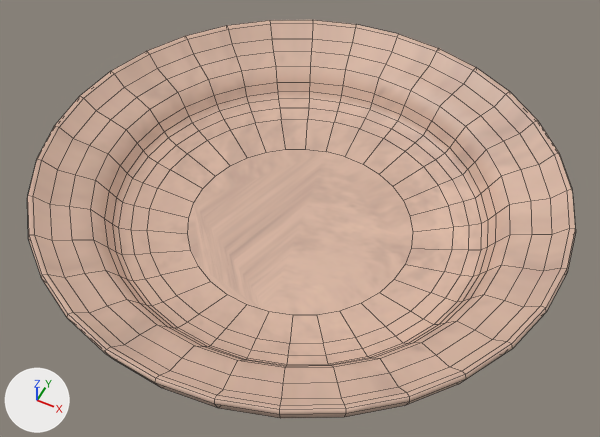
The Blender file app_0.2/assets/models/models/m_bol_2.blend as it was, and as the next commit left it.
The view is the same before and after, from a 50 mm lens placed at (0.0687, -0.1412, 0.1737), pointed at (-0.0006, -0.0025, 0.0003). Arrows for +X, +Y and +Z are at lower left; the lights stay in place. Mesh edges are drawn as thin lines.

In view in the first picture: 'm_bol_2'.
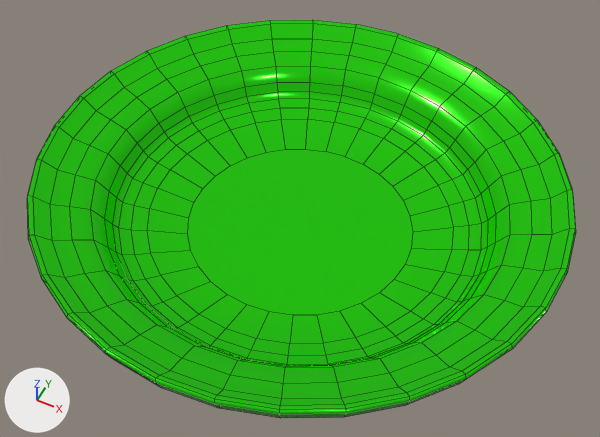
Changed parts and their boxes (x1, y1, x2, y2) in the pictures (600 x 437 px):
'm_bol_2', surface changed (beige to green): (27, 20, 576, 418) in both

The change in detail:
In material 'bol_bouteille.003' (mat_bol_bouteille_003), texture is no longer img_terre_png.
In material 'bol_bouteille.003' (mat_bol_bouteille_003), base_color is now set to (0.0197, 0.8, 0.0), green #26e700.
In material 'bol_bouteille.003' (mat_bol_bouteille_003), metallic goes from 0.0 to 0.638.
In material 'bol_bouteille.003' (mat_bol_bouteille_003), roughness goes from 0.5 to 0.145.
